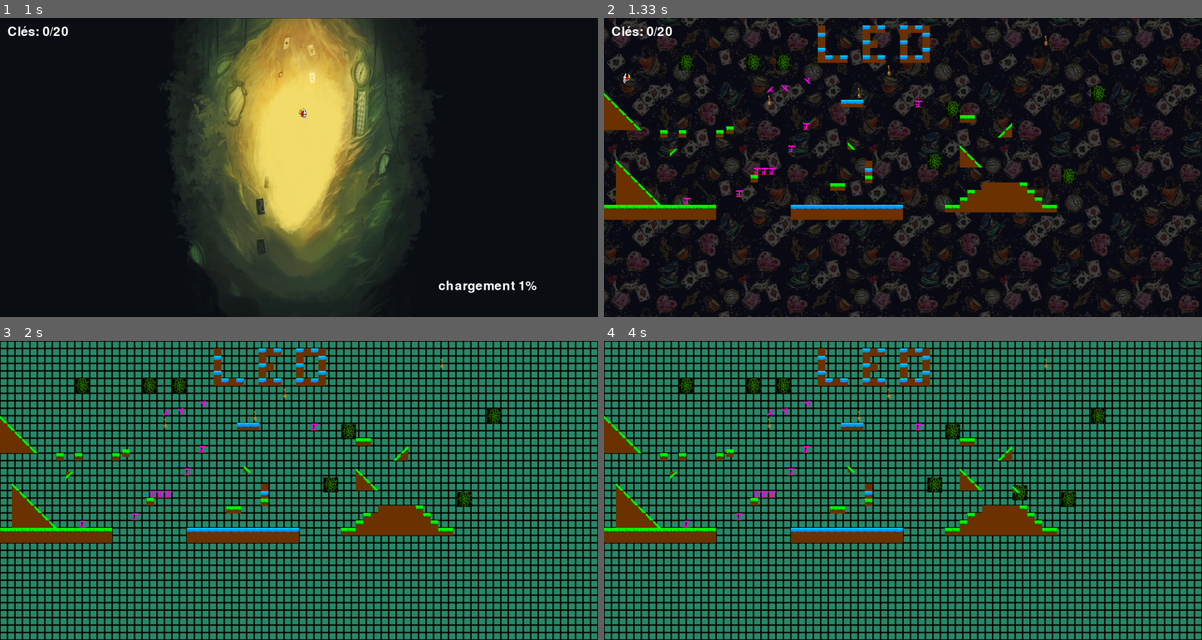
Above: before the commit, frames 1-4 (two rows, left to right).
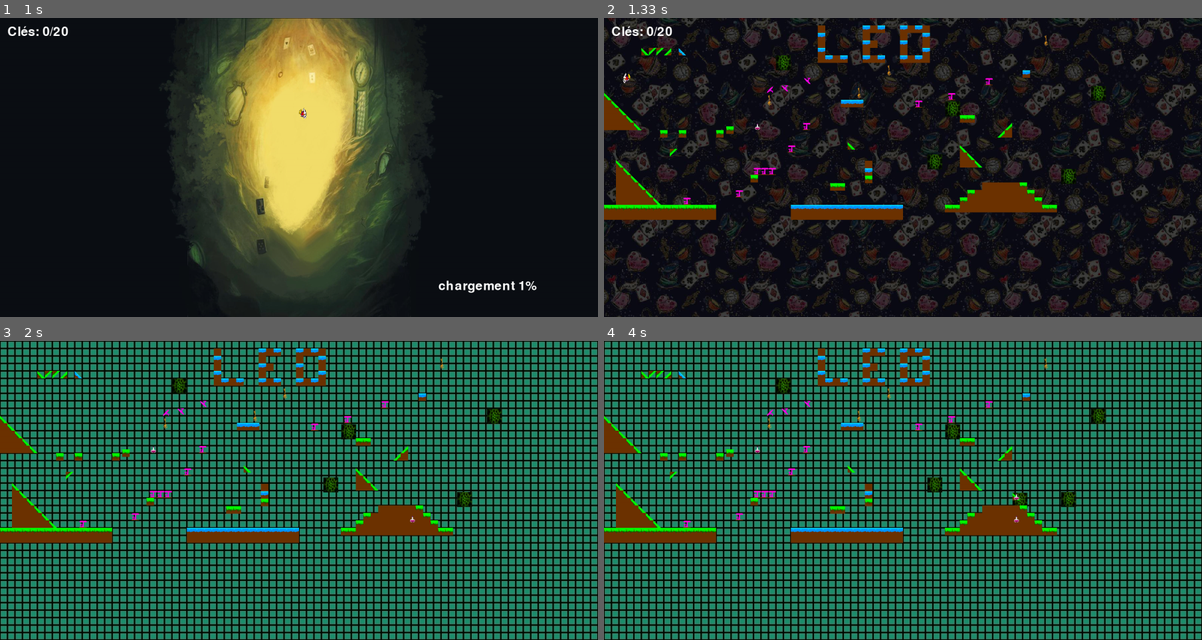
Above: after the commit, the same moments.

Repository: bouleaulama30/platformer_pygame
Game: pygame game, started from platformer_main.py
The game is run twice, just before and just after one commit, with the same random seed, the same clock (stepped at 60 frames per second) and the same inputs.
Inputs (mouse positions are in pixels of both pictures, inside the frame that each line leads up to):
- Up to frame 1 (1 s): tap Enter at 0.33 s; click (406, 191) at 0.72 s
- Up to frame 2 (1.33 s): tap B at 1 s
- Up to frame 3 (2 s): tap E at 1.33 s; hold G from 1.67 s (still down); hold Up from 1.67 s (still down)
- Up to frame 4 (4 s): release G at 2.13 s; release Up at 2.13 s; tap one key every 0.33 s from 2.17 s: Enter 0 K G Y Space

Frame 1 is identical in both runs. In frame 2, 0.4% of the frame differs, in the area x 6-72%, y 10-38%; in frame 3, 0.4%; in frame 4, 0.6%, in the area x 6-72%, y 10-61%.

Commit message:
ajout de potions (sound, sprite, contact)

Diff:
--- a/block.py
+++ b/block.py
@@ -11,7 +11,7 @@
 		self.isTriangle = triangle
 		self.orientation = orientation #le point cardinal définit le coin qui existe
 
-		if self.type in ["n", "j", "s", "f"] :
+		if self.type in ["n", "j", "s", "f","p"] :
 			if self.isTriangle :
 				if (self.orientation in ["SO", "NO", "SE", "NE"]) :
 					self.image = dicoBlocSkins[self.type][self.orientation]
--- a/blocks.txt
+++ b/blocks.txt
@@ -181,3 +181,13 @@
 972,260,n,0,
 1072,280,n,1,SE
 1072,300,f,0,
+920,200,j,0,
+1120,140,s,0,
+1020,160,j,0,
+100,80,n,1,SO
+120,80,n,1,NO
+140,80,n,1,NO
+140,80,n,1,NO
+160,80,n,1,SE
+200,80,s,1,SO
+400,280,p,0,
--- a/constante.py
+++ b/constante.py
@@ -63,10 +63,13 @@
 blocJump_SO = pygame.transform.scale(pygame.image.load("SpritesBlocks/bloc_jump_SO.png"), (len_bloc, len_bloc))
 blocJump_SE = pygame.transform.scale(pygame.image.load("SpritesBlocks/bloc_jump_SE.png"), (len_bloc, len_bloc))
 
+blocPotion = pygame.transform.scale(pygame.image.load("SpritesBlocks/bloc_potion.png"), (len_bloc, len_bloc))
+
 dicoBlocSkins = {"n" : {'rect' : blocNeutral, 'SO' : blocNeutral_SO, 'NO' : blocNeutral_NO, 'SE' : blocNeutral_SE, 'NE' : blocNeutral_NE},
                  "j" : {'rect' : blocJump, 'SO' : blocJump_SO, 'NO' : blocJump_NO, 'SE' : blocJump_SE, 'NE' : blocJump_NE},
                  "s" : {'rect' : blocSlip, 'SO' : blocSlip_SO, 'NO' : blocSlip_NO, 'SE' : blocSlip_SE, 'NE' : blocSlip_NE},
-                 "f" : {'rect' : blocFill, 'SO' : blocFill, 'NO' : blocFill, 'SE' : blocFill, 'NE' : blocFill}}
+                 "f" : {'rect' : blocFill, 'SO' : blocFill, 'NO' : blocFill, 'SE' : blocFill, 'NE' : blocFill},
+                 "p" : {'rect' : blocPotion, 'SO' : blocPotion, 'NO' : blocPotion, 'SE' : blocPotion, 'NE' : blocPotion}}
 
 #de même, def des images persos
 AliceStill_left = pygame.transform.scale(pygame.image.load("SpritesPlayer/Alice/alice_still_left.png"), (1*len_bloc, 2*len_bloc))
--- a/control_mode_edition.txt
+++ b/control_mode_edition.txt
@@ -13,6 +13,8 @@
 # - 'j' : permet de générer un block de type 'j'
 
 # - 'f' : permet de générer un block de type 'f'
+
+# - 'g' : permet de générer un block de type 'p'
 
 # - '0' : permet de générer un block triangle de type 'n' avec une orientation 'SO'
 
--- a/door.txt
+++ b/door.txt
@@ -9,6 +9,4 @@
 1223,404,
 1223,404,
 1303,182,
-200,100,
-380,100,
 460,100,
--- a/platformer_main.py
+++ b/platformer_main.py
@@ -176,6 +176,12 @@
 			state='ongoing'
 			editor_count=0
 
+		if pressed_keys[K_g] and editor_count>20:
+			state='p'
+			write_file_map("blocks.txt",state)
+			state='ongoing'
+			editor_count=0
+
 		#pour les blocks triangles (oui c'est moche)
 		#pour les triangles 'n'
 		if pressed_keys[K_0] and editor_count>20:
--- a/player.py
+++ b/player.py
@@ -29,7 +29,7 @@
         self.collisionPrecedente = [False, False, False, ""]
 
     def is_colliding(self, t_blocks):
-        l=[False,False,False, ""] #l = [isColliding, isJumping, isSlipping, "shapeCollided"]
+        l=[False,False,False, ""] #l = [isColliding, isJumping, isSlipping,"shapeCollided"]
         if self.offlimits() :
             return [True, False, False, "rect"]
 
@@ -41,6 +41,9 @@
                         return l
                     elif b.type=='s':
                         l=[True, False, True, "rect"]
+                    elif b.type=='p':
+                        l=[True, False, False, "potion"]
+                        return l
                     else:
                         l=[True, False, False, "rect"]
                         return l
@@ -90,6 +93,14 @@
         if (pressed_keys[K_UP] or pressed_keys[K_SPACE]) and self.is_grounded :   #voir saut Céleste/Holo Knight
             self.vely= vel_jump #attention vel_jump doit être negatif
             play('jump')
+
+        #cas où il y a une potion (pour le moment c'est la même que l'effet de la touche que R) à changer pour faire un game over
+        if self.coll[3]=="potion":
+            self.posx, self.posy=50,10
+            self.vely=0
+            self.is_grounded=False
+            play('potion')
+
 
         #teste déplacement x
         self.posx += self.velx*dt
--- a/sounds.py
+++ b/sounds.py
@@ -26,7 +26,8 @@
         'running_grass': pygame.mixer.Sound("sons/running_grass.mp3"),
         'ice_slid': pygame.mixer.Sound("sons/ice_slid.mp3"),
         'keys_sound':pygame.mixer.Sound("sons/keys_sound2.mp3"),
-        "wind_for_falling": pygame.mixer.Sound("sons/musiques/wind_for_falling.mp3")
+        "wind_for_falling": pygame.mixer.Sound("sons/musiques/wind_for_falling.mp3"),
+        'potion': pygame.mixer.Sound("sons/potion_broken.mp3"),
 
 }
 
Binary file added: SpritesBlocks/bloc_potion.png
Not shown, added: sons/potion_broken.mp3
